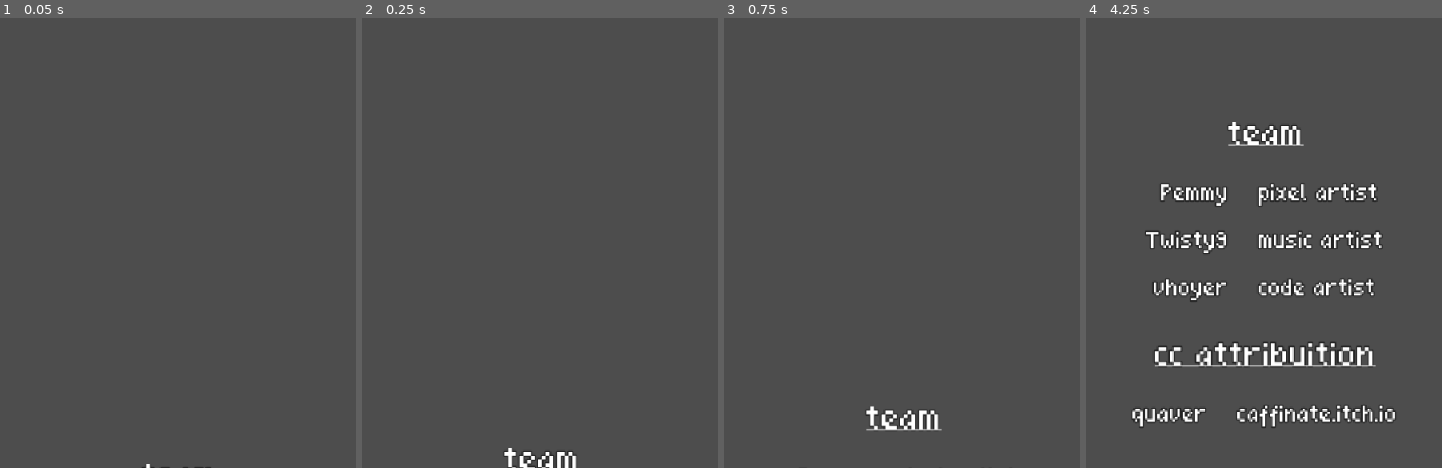
Above: before the commit, frames 1-4 (left to right).
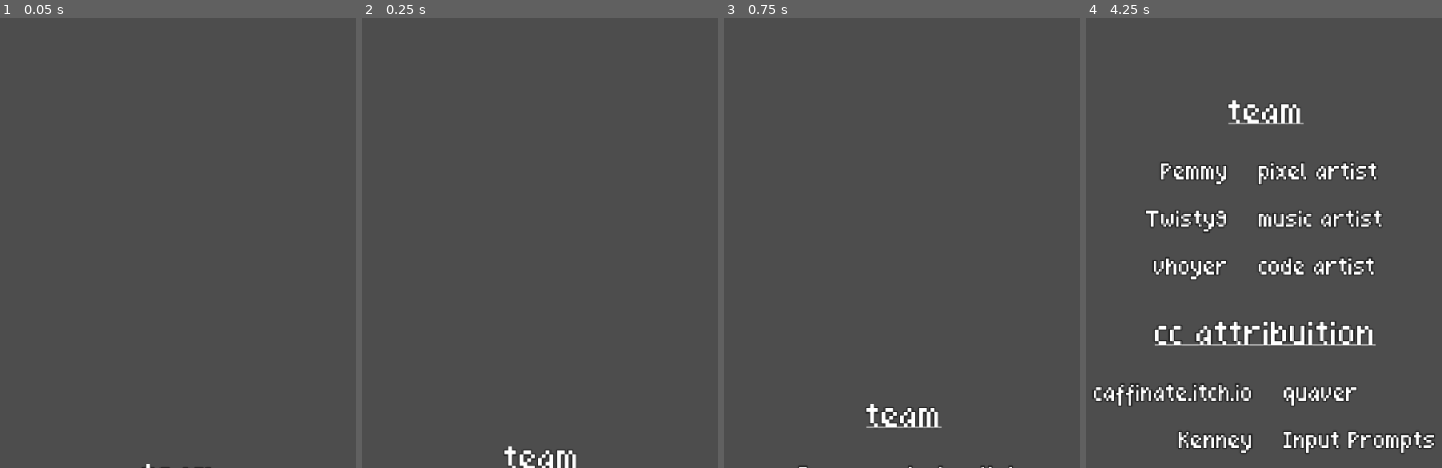
Above: after the commit, the same moments.

Repository: vhoyer/code-for-a-cause
Game: Godot game, scene res://stages/credits/credit_roll.tscn
Same seed, same stepped clock (60 frames per second), same inputs: the game is played once before the commit and once after it. This scene is started directly instead of the project's main scene.
Inputs (mouse positions are in pixels of both pictures, inside the frame that each line leads up to):
- Up to frame 1 (0.05 s): no input
- Up to frame 2 (0.25 s): no input
- Up to frame 3 (0.75 s): move the mouse to (1079, 220) at 0.52 s; hold D (right) from 0.53 s (still down); click (1079, 220) at 0.6 s
- Up to frame 4 (4.25 s): tap Space (jump) at 0.77, 1.52, 3.02, 3.77 s; move the mouse to (1107, 265) at 1.27 s; tap 1 (swap_char_1) at 1.35 s; move the mouse to (1345, 144) at 2.02 s; release D (right) at 2.03 s; hold A (left) 2.03-2.78 s; tap 2 (swap_char_2) at 2.1 s; move the mouse to (1224, 333) at 2.77 s; hold D (right) from 2.78 s (still down); tap 3 (swap_char_3) at 2.85 s; move the mouse to (outside the picture) at 3.52 s; tap 4 (swap_char_4) at 3.6 s

Frame 1 is identical in both runs. In frame 2, 0.2% of the frame differs, in the area x 39-61%, y 95-100%; in frame 3, 0.6%; in frame 4, 17%, in the area x 1-99%, y 18-97%.

Commit message:
✨ Add kenney to credts

Diff:
--- a/stages/credits/credit_roll.tscn
+++ b/stages/credits/credit_roll.tscn
@@ -10,11 +10,12 @@
 anchor_bottom = 1.0
 grow_horizontal = 2
 grow_vertical = 2
+scroll_vertical = 318
 vertical_scroll_mode = 3
 script = ExtResource("1_c2crl")
 content = ExtResource("2_gnuxy")
-in_editor_show_scroll_margin = false
 credits_duration = 10.0
+scroll_vertical_ratio = 0.462209
 
 [node name="Node" type="Node" parent="."]
 script = ExtResource("3_f6i1q")
--- a/stages/credits/credits.tres
+++ b/stages/credits/credits.tres
@@ -27,14 +27,20 @@
 
 [sub_resource type="Resource" id="Resource_infj6"]
 script = ExtResource("3_fm7xd")
-main = "quaver"
-secondary = Array[String](["caffinate.itch.io"])
+main = "caffinate.itch.io"
+secondary = Array[String](["quaver"])
+
+[sub_resource type="Resource" id="Resource_3xqd2"]
+script = ExtResource("3_fm7xd")
+main = "Kenney"
+secondary = Array[String](["Input Prompts"])
+metadata/_custom_type_script = "uid://djih8r1b8d88p"
 
 [sub_resource type="Resource" id="Resource_nmp5h"]
 script = ExtResource("2_poujl")
 type = 0
 title = "cc attribuition"
-blocks = Array[ExtResource("3_fm7xd")]([SubResource("Resource_infj6")])
+blocks = Array[ExtResource("3_fm7xd")]([SubResource("Resource_infj6"), SubResource("Resource_3xqd2")])
 
 [resource]
 script = ExtResource("1_qsq7d")
Not shown: 1 places in stages/credits/credits.tres that only renumber resources
